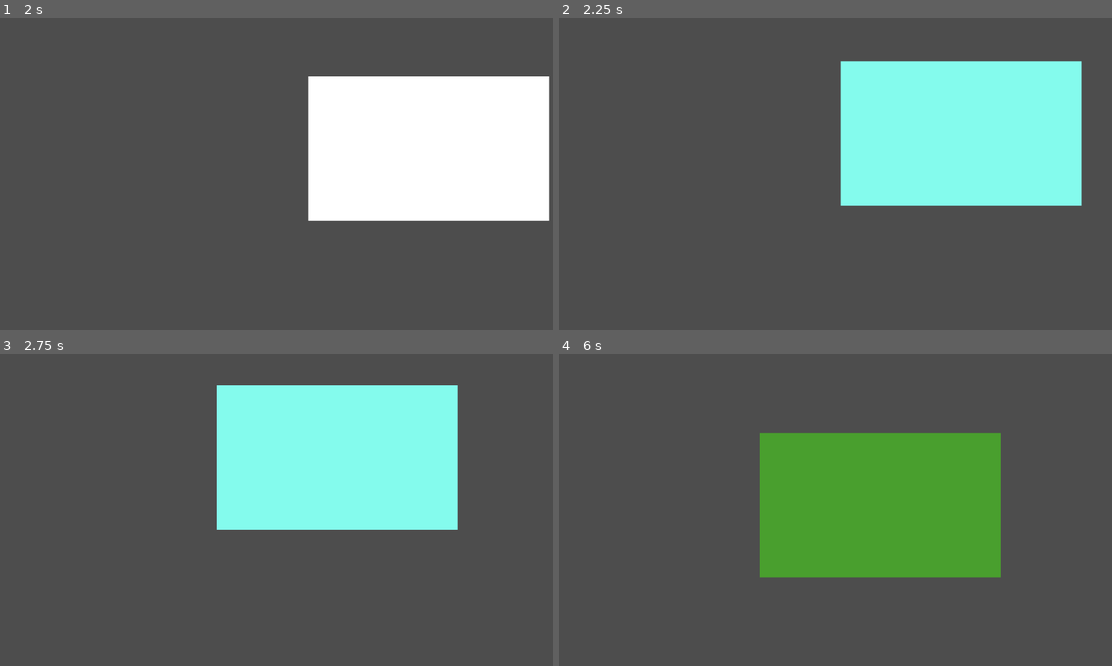
Above: before the commit, frames 1-4 (two rows, left to right).
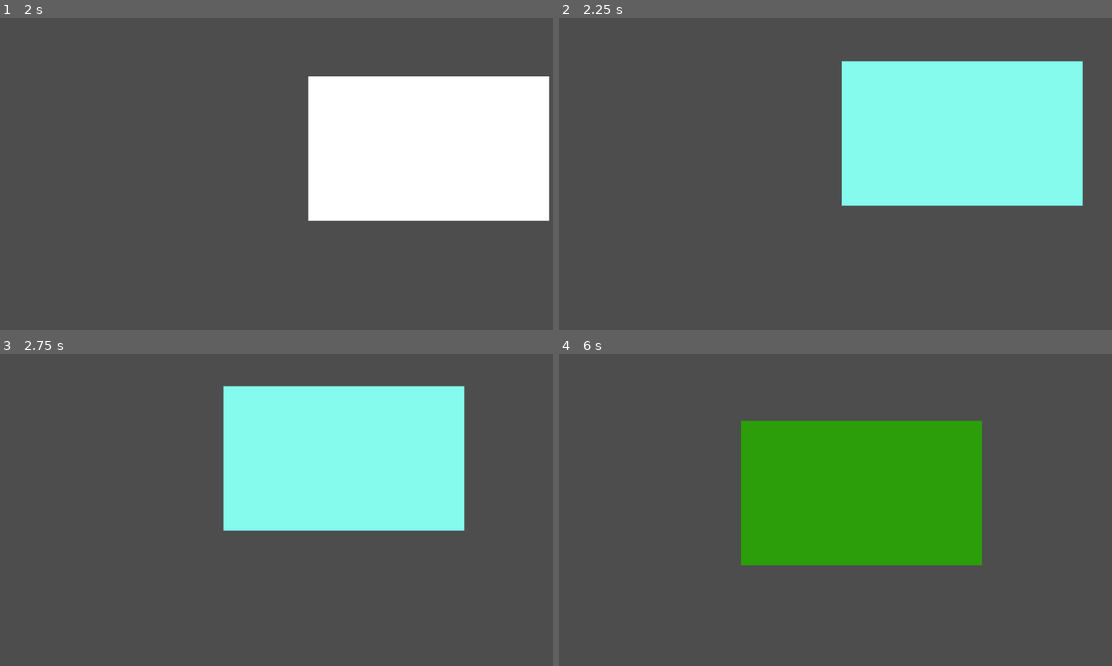
Above: after the commit, the same moments.

Repository: animyrch/HarderBouncer
Game: Godot game, scene res://Main.tscn
The game is run twice, just before and just after one commit, with the same random seed, the same clock (stepped at 60 frames per second) and the same inputs.
Inputs (mouse positions are in pixels of both pictures, inside the frame that each line leads up to):
- Up to frame 1 (2 s): move the mouse to (398, 158) at 0.52 s; click (398, 158) at 0.67 s; move the mouse to (165, 189) at 1.27 s; click (165, 189) at 1.42 s
- Up to frame 2 (2.25 s): move the mouse to (890, 105) at 2.02 s; click (890, 105) at 2.17 s
- Up to frame 3 (2.75 s): no input
- Up to frame 4 (6 s): move the mouse to (807, 572) at 2.77 s; click (807, 572) at 2.92 s; move the mouse to (1001, 556) at 3.52 s; click (1001, 556) at 3.67 s; move the mouse to (669, 463) at 4.27 s; click (669, 463) at 4.42 s; move the mouse to (863, 510) at 5.02 s; click (863, 510) at 5.17 s; move the mouse to (752, 432) at 5.77 s; click (752, 432) at 5.92 s

Frame 1 is identical in both runs. In frame 2, 0.2% of the frame differs, in the area x 50-95%, y 13-61%; in frame 3, 1.6%; in frame 4, 23%, in the area x 32-80%, y 21-72%.

Commit message:
adjusted speed

Diff:
--- a/BouncingRect.gd
+++ b/BouncingRect.gd
@@ -1,7 +1,7 @@
 extends ColorRect
 
 var velocity = Vector2(200, 150)  # Initial speed
-var speed_multiplier = 1.1  # Speed increase multiplier
+var speed_multiplier = 1.001  # Speed increase multiplier
 
 func _ready():
 	randomize()  # Ensure randomness for initial position
Not shown, added: export_presets.cfg
Binary file added: icon.png
